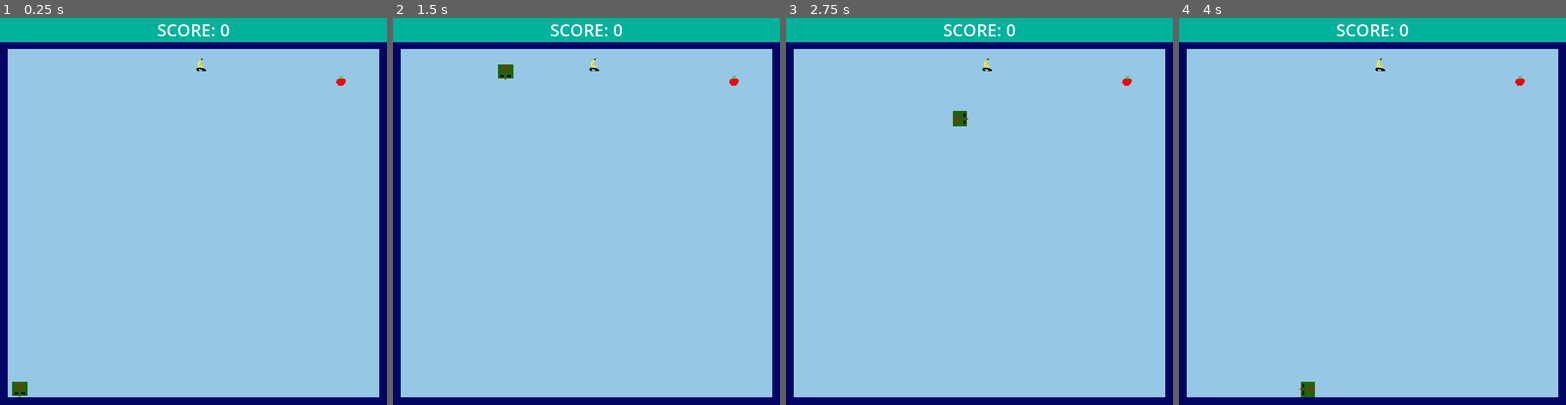
Above: before the commit, frames 1-4 (left to right).
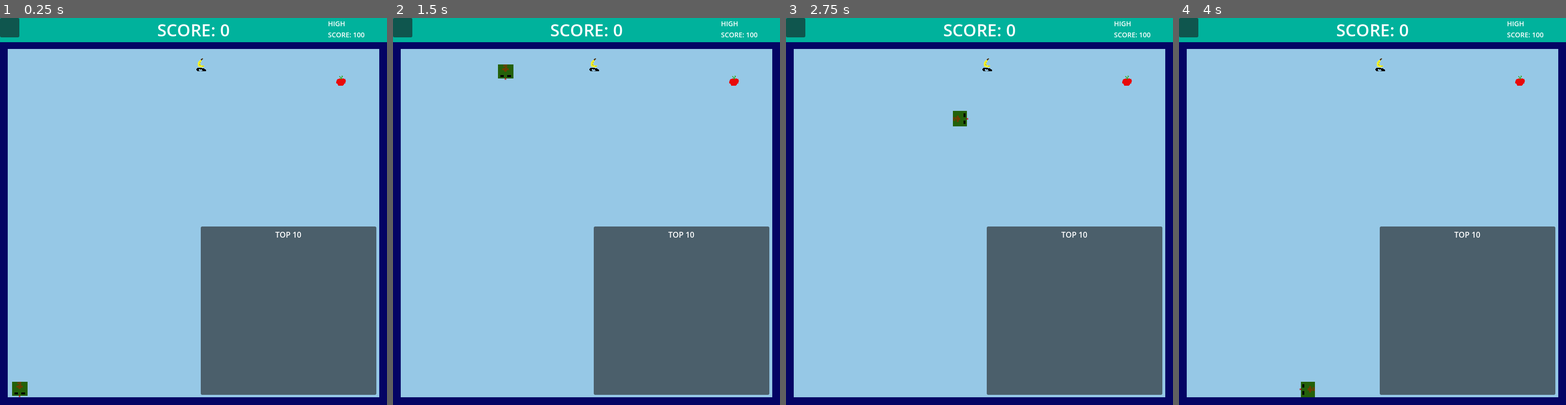
Above: after the commit, the same moments.

Repository: MVour-bz/snake_game
Game: Godot game, scene res://scenes/snake_game.tscn
Two runs of this game, one before a commit and one after it. Both use one fixed random seed, a clock stepped at 60 frames per second and the inputs below.
Inputs:
- Up to frame 1 (0.25 s): no input
- Up to frame 2 (1.5 s): hold Right (ui_right) 0.53-1.28 s; hold Down (ui_down) from 1.28 s (still down)
- Up to frame 3 (2.75 s): release Down (ui_down) at 2.03 s; hold Right (ui_right) from 2.03 s (still down)
- Up to frame 4 (4 s): release Right (ui_right) at 2.78 s; hold Up (ui_up) 2.78-3.53 s; hold Left (ui_left) from 3.53 s (still down)

The runs differ from the first frame. In frame 1, 20% of the frame differs, in the area x 0-98%, y 0-98%; in frame 2, 20%; in frame 3, 20%; in frame 4, 20%.
Error after the commit: Attempt to call function 'addItem' in base 'null instance' on a null instance. (res://scripts/top_10_panel.gd:8)

Commit message:
add score history

Diff:
--- a/autoloads/global.gd
+++ b/autoloads/global.gd
@@ -3,3 +3,4 @@
 
 const GRID_SIZE : int = 16
 const TILE_SIZE : int = 32
+const GAME_DATA_FILE_PATH : String = "res://data/game_data.json"
--- /dev/null
+++ b/data/game_data.json
@@ -0,0 +1,9 @@
+{
+	"top_10": [
+		{
+			"name": "",
+			"score": 0
+		}
+	],
+	"high_score": {"name": "Mike", "score": 100}
+}
--- /dev/null
+++ b/scenes/hud.gd
@@ -0,0 +1 @@
+extends Node2D
--- a/scenes/hud.tscn
+++ b/scenes/hud.tscn
@@ -1,9 +1,10 @@
-[gd_scene load_steps=12 format=3 uid="uid://btxgdgjef53lx"]
+[gd_scene load_steps=13 format=3 uid="uid://btxgdgjef53lx"]
 
 [ext_resource type="Script" path="res://scripts/hud.gd" id="1_u73lf"]
 [ext_resource type="FontFile" uid="uid://bafn8mqjjtnfp" path="res://assets/fonts/karmatic-arcade/ka1.ttf" id="2_42q4b"]
 [ext_resource type="FontFile" uid="uid://y1gcmddq3xmk" path="res://assets/fonts/pixel-game/Pixel Game.otf" id="2_axbef"]
 [ext_resource type="Script" path="res://scripts/button.gd" id="3_mgy6r"]
+[ext_resource type="Script" path="res://scripts/top_10_panel.gd" id="5_h6vyt"]
 
 [sub_resource type="StyleBoxFlat" id="StyleBoxFlat_6kbvn"]
 bg_color = Color(1.92523e-07, 0.6967, 0.609499, 1)
@@ -55,10 +56,12 @@
 [sub_resource type="StyleBoxFlat" id="StyleBoxFlat_bsr3k"]
 bg_color = Color(0.838796, 0.412165, 0.798583, 1)
 
-[node name="Hud" type="CanvasLayer"]
+[node name="Hud" type="Node2D"]
 script = ExtResource("1_u73lf")
 
-[node name="ScorePanel" type="Panel" parent="."]
+[node name="Hud" type="CanvasLayer" parent="."]
+
+[node name="ScorePanel" type="Panel" parent="Hud"]
 anchors_preset = -1
 anchor_right = 0.36
 offset_right = 512.0
@@ -68,7 +71,8 @@
 size_flags_vertical = 4
 theme_override_styles/panel = SubResource("StyleBoxFlat_6kbvn")
 
-[node name="ScoreLabel" type="Label" parent="."]
+[node name="ScoreLabel" type="Label" parent="Hud/ScorePanel"]
+layout_mode = 1
 anchors_preset = 5
 anchor_left = 0.5
 anchor_right = 0.5
@@ -82,13 +86,31 @@
 horizontal_alignment = 1
 vertical_alignment = 1
 
-[node name="GameOverPanel" type="Panel" parent="."]
+[node name="HighScoreLabel" type="Label" parent="Hud/ScorePanel"]
+layout_mode = 1
+anchors_preset = 6
+anchor_left = 1.0
+anchor_top = 0.5
+anchor_right = 1.0
+anchor_bottom = 0.5
+offset_left = -122.0
+offset_top = -23.0
+offset_right = -3.0
+offset_bottom = 26.0
+grow_horizontal = 0
+grow_vertical = 2
+theme_override_font_sizes/font_size = 14
+text = "HIGH
+SCORE: "
+uppercase = true
+
+[node name="GameOverPanel" type="Panel" parent="Hud"]
 offset_top = 153.0
 offset_right = 799.0
 offset_bottom = 356.0
 theme_override_styles/panel = SubResource("StyleBoxFlat_yyps2")
 
-[node name="Label" type="Label" parent="GameOverPanel"]
+[node name="Label" type="Label" parent="Hud/GameOverPanel"]
 layout_mode = 1
 anchors_preset = 8
 anchor_left = 0.5
@@ -109,12 +131,12 @@
 vertical_alignment = 1
 uppercase = true
 
-[node name="AnimationPlayer" type="AnimationPlayer" parent="GameOverPanel/Label"]
+[node name="AnimationPlayer" type="AnimationPlayer" parent="Hud/GameOverPanel/Label"]
 libraries = {
 "": SubResource("AnimationLibrary_xflhx")
 }
 
-[node name="Button" type="Button" parent="."]
+[node name="Button" type="Button" parent="Hud"]
 visible = false
 offset_left = 532.0
 offset_top = 369.0
@@ -128,4 +150,44 @@
 text = "Play Again"
 script = ExtResource("3_mgy6r")
 
-[connection signal="pressed" from="Button" to="." method="_on_button_pressed"]
+[node name="NewTop10" type="Panel" parent="Hud"]
+offset_right = 40.0
+offset_bottom = 40.0
+
+[node name="Top10Panel" type="Panel" parent="Hud"]
+offset_left = 415.0
+offset_top = 431.0
+offset_right = 778.0
+offset_bottom = 779.0
+script = ExtResource("5_h6vyt")
+
+[node name="TitleLabel" type="Label" parent="Hud/Top10Panel"]
+layout_mode = 1
+anchors_preset = 10
+anchor_right = 1.0
+offset_bottom = 34.0
+grow_horizontal = 2
+text = "TOP 10"
+horizontal_alignment = 1
+vertical_alignment = 1
+
+[node name="ScoreContainer" type="GridContainer" parent="Hud/Top10Panel"]
+layout_mode = 1
+anchors_preset = 15
+anchor_right = 1.0
+anchor_bottom = 1.0
+offset_top = 42.0
+offset_bottom = -276.0
+grow_horizontal = 2
+grow_vertical = 2
+
+[node name="Label" type="Label" parent="Hud/Top10Panel/ScoreContainer"]
+layout_mode = 2
+
+[node name="Label" type="Label" parent="."]
+offset_right = 40.0
+offset_bottom = 23.0
+
+[connection signal="ready" from="." to="." method="_on_ready"]
+[connection signal="pressed" from="Hud/Button" to="." method="_on_button_pressed"]
+[connection signal="pressed" from="Hud/Button" to="Hud" method="_on_button_pressed"]
--- a/scripts/hud.gd
+++ b/scripts/hud.gd
@@ -1,13 +1,27 @@
-class_name Hud extends CanvasLayer
+class_name Hud extends Node2D
 
-@onready var animation_player: AnimationPlayer = $GameOverPanel/Label/AnimationPlayer
-@onready var game_over_panel: Panel = $GameOverPanel
-@onready var play_again_button: PlayAgainButton = $Button
+@onready var game_over_panel: Panel = $Hud/GameOverPanel
+@onready var score_label: Label = $Hud/ScorePanel/ScoreLabel
+@onready var animation_player: AnimationPlayer = $Hud/GameOverPanel/Label/AnimationPlayer
+@onready var play_again_button: PlayAgainButton = $Hud/Button as PlayAgainButton
+@onready var high_score_label: Label = $Hud/ScorePanel/HighScoreLabel
+@onready var top_10_panel: Top10Panel = $Hud/Top10Panel as Top10Panel
+
+@onready var game_data_file
+@onready var statistics_dict
 
 signal play_again
 
 
 var score : int = 0
+
+
+
+func _on_ready() -> void:
+	open_game_file()
+	update_high_score_label("", statistics_dict["high_score"]["score"])
+	top_10_panel.set_top_10(statistics_dict["top_10"])
+
 
 func score_add(to_add : int):
 	score += to_add
@@ -18,7 +32,7 @@
 	score_update()
 
 func score_update():
-	self.get_node("ScoreLabel").text = "SCORE: " + str(score)
+	score_label.text = "SCORE: " + str(score)
 
 func game_over_start_animation():
 	animation_player.play()
@@ -35,7 +49,68 @@
 	game_over_panel.hide()
 	score_reset()
 
-func game_over():
+func game_over(score):
 	play_again_button.show()
 	game_over_panel.show()
 	animation_player.play("TEXT_GROW")
+
+	if is_top_10(score):
+		if is_high_score(score):
+			pass
+		else:
+			pass
+		update_game_statistics("", score)
+
+
+func open_game_file():
+	var json = JSON.new()
+	game_data_file = FileAccess.open(Global.GAME_DATA_FILE_PATH, FileAccess.READ_WRITE)
+	var game_data_str = game_data_file.get_file_as_string(Global.GAME_DATA_FILE_PATH)
+	statistics_dict = json.parse_string(game_data_str)
+	#sort dict:
+	statistics_dict["top_10"].sort_custom(func(a,b):
+		return b["score"]-a["score"])
+
+func get_top_10():
+	return statistics_dict["top_10"]
+
+func get_high_score():
+	return statistics_dict["high_score"]
+
+func is_top_10(score):
+	for i in range(0, statistics_dict["top_10"].size(), 1):
+		if score > statistics_dict["top_10"][i].score:
+			return true
+	return false
+
+func is_high_score(score):
+	if score > statistics_dict["high_score"].score:
+		return true
+	else:
+		return false
+
+func update_game_statistics(name, score):
+	if not is_top_10(score) || score <=0:
+		return
+
+	var inserted = false
+	for i in range(0, statistics_dict["top_10"].size(), 1):
+		if score > statistics_dict["top_10"][i].score:
+			inserted = true
+			statistics_dict["top_10"].insert(i, {"name": name, "score": score})
+
+	if not inserted:
+		statistics_dict["top_10"].append({"name": name, "score": score})
+
+	if statistics_dict["top_10"].size() > 10:
+		statistics_dict["top_10"].remove(10)
+
+	if score > statistics_dict["high_score"]:
+		statistics_dict["high_score"] = {"name": name, "score": score}
+		update_high_score_label(name, score)
+
+
+	return false
+
+func update_high_score_label(name, score):
+	high_score_label.text = "HIGH\nSCORE: " + str(score)
--- a/scripts/snake.gd
+++ b/scripts/snake.gd
@@ -25,7 +25,8 @@
 @onready var head : SnakePart
 @onready var bounds : Bounds = $Bounds as Bounds
 @onready var spawner : Spawner = $Spawner as Spawner
-@onready var hud : Hud = $Hud as Hud
+@onready var hud: Hud = $Hud as Hud
+
 
 
 # Called when the node enters the scene tree for the first time.
@@ -162,7 +163,7 @@
 func _on_snake_collided():
 	print("Game over!")
 	game_active = false
-	hud.game_over()
+	hud.game_over(score)
 	pass
 
 
--- /dev/null
+++ b/scripts/top_10_panel.gd
@@ -0,0 +1,9 @@
+class_name Top10Panel extends Panel
+
+@onready var item_list: ItemList = $ItemList as ItemList
+
+
+func set_top_10(items:Array):
+	for i in items.size():
+		item_list.addItem(items[i].name, ":   " , items[i].score)
+		#item_list.add_item()
